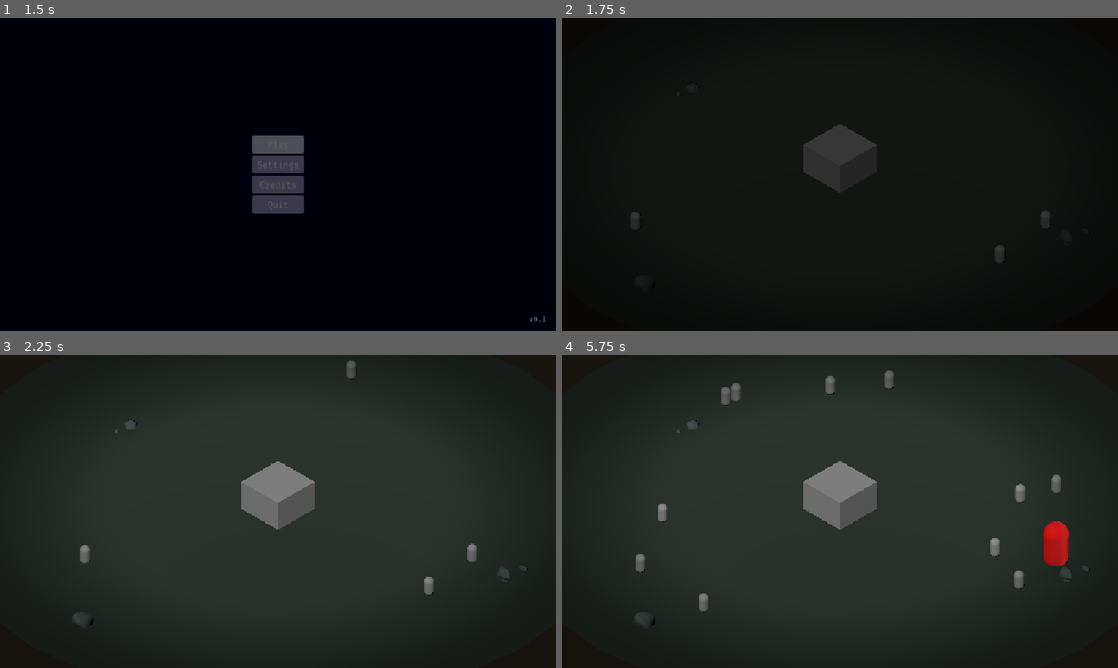
Above: before the commit, frames 1-4 (two rows, left to right).
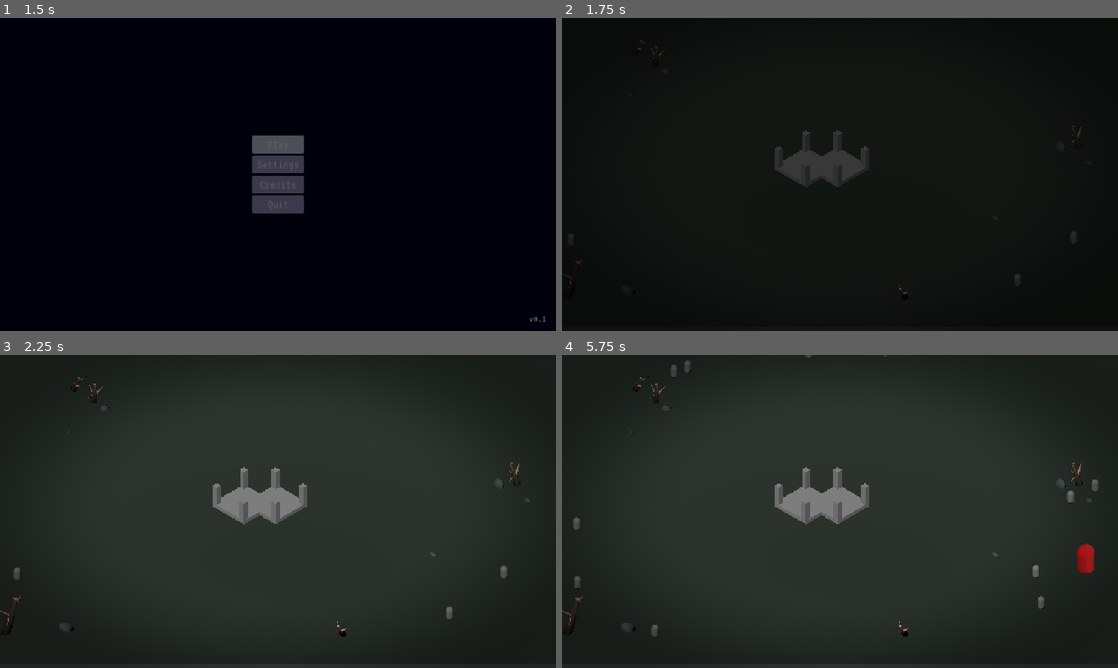
Above: after the commit, the same moments.

Repository: JeremyMarkWilcox/Tower-Defense
Game: Godot game, scene res://core/ui/boot.tscn
Two runs of this game, one before a commit and one after it. Both use one fixed random seed, a clock stepped at 60 frames per second and the inputs below. Sound files missing from this copy of the repository are replaced by a short silence.
Inputs (mouse positions are in pixels of both pictures, inside the frame that each line leads up to):
- Up to frame 1 (1.5 s): click "Play" at 0.5 s; click "Play" at 1.25 s
- Up to frame 2 (1.75 s): no input
- Up to frame 3 (2.25 s): tap Enter at 2 s; move the mouse to (400, 495) at 2.02 s; hold Right (ui_right) from 2.03 s (still down); hold N (call_next_wave) from 2.03 s (still down); click (400, 495) at 2.17 s
- Up to frame 4 (5.75 s): move the mouse to (728, 527) at 2.77 s; release Right (ui_right) at 2.78 s; release N (call_next_wave) at 2.78 s; hold Down (ui_down) 2.78-3.53 s; tap one key every 0.75 s from 2.85 s: B K N (call_next_wave) B; move the mouse to (895, 442) at 3.52 s; hold Right (ui_right) 3.53-4.28 s; move the mouse to (812, 574) at 4.27 s; hold Up (ui_up) 4.28-5.03 s; click (812, 574) at 4.42 s; move the mouse to (1006, 558) at 5.02 s; hold Left (ui_left) from 5.03 s (still down)

Frame 1 is identical in both runs. In frame 2, 1.3% of the frame differs, in the area x 0-94%, y 7-89%; in frame 3, 2.5%; in frame 4, 4.2%, in the area x 0-97%, y 0-90%.

Commit message:
Added dead trees and mockup Stronghold + (6) towers spaced out

Diff:
--- a/game/game.tscn
+++ b/game/game.tscn
@@ -9,6 +9,7 @@
 [ext_resource type="PackedScene" uid="uid://djqs531cdvw7h" path="res://assets/3dArt/rock.glb" id="3_ee6o4"]
 [ext_resource type="Shader" uid="uid://bpukmr24jllgu" path="res://assets/shaders/edge_shadow.gdshader" id="3_hb504"]
 [ext_resource type="PackedScene" uid="uid://dr52lc4bvyyj7" path="res://core/ui/settings_menu.tscn" id="3_m71xk"]
+[ext_resource type="PackedScene" uid="uid://c6plvsjtimxkn" path="res://assets/3dArt/dead_tree_01.glb" id="4_4cobl"]
 [ext_resource type="Resource" uid="uid://uaiismft5nub" path="res://game/data/waves/wave_01.tres" id="4_qf6n1"]
 [ext_resource type="Resource" uid="uid://bpny3ka8b2xq5" path="res://game/data/waves/wave_02.tres" id="5_vsp63"]
 [ext_resource type="Resource" uid="uid://cb0dfd6owlsiq" path="res://game/data/waves/wave_03.tres" id="6_b686c"]
@@ -17,10 +18,8 @@
 [ext_resource type="PackedScene" uid="uid://cniox0c88ga5l" path="res://core/ui/controls_menu.tscn" id="8_wmqhs"]
 [ext_resource type="PackedScene" uid="uid://dj4pwl2xdjjfq" path="res://game/Ui/run_end_screen.tscn" id="11_3vho3"]
 
-[sub_resource type="PlaneMesh" id="PlaneMesh_g4gaj"]
-
-[sub_resource type="StandardMaterial3D" id="StandardMaterial3D_otjlk"]
-albedo_color = Color(0.14764944, 0.084550194, 0, 1)
+[sub_resource type="BoxMesh" id="BoxMesh_a5s0c"]
+size = Vector3(0.167, 0.167, 0.167)
 
 [sub_resource type="ShaderMaterial" id="ShaderMaterial_b686c"]
 shader = ExtResource("3_hb504")
@@ -41,41 +40,74 @@
 [node name="Camera3D" type="Camera3D" parent="World" unique_id=2106176760]
 transform = Transform3D(0.70710677, -0.4055798, 0.579228, 0, 0.81915206, 0.57357645, -0.70710677, -0.4055798, 0.579228, 14, 14, 14)
 projection = 1
-size = 24.0
+size = 35.0
 
 [node name="DirectionalLight3D" type="DirectionalLight3D" parent="World" unique_id=1994589766]
 transform = Transform3D(0.8660254, -0.38302222, 0.32139382, 0, 0.64278764, 0.76604444, -0.5, -0.66341394, 0.5566704, 0, 0, 0)
 
 [node name="Ground" parent="World" unique_id=1918880653 instance=ExtResource("2_b686c")]
 
-[node name="Subfloor" type="MeshInstance3D" parent="World" unique_id=1085861540]
-transform = Transform3D(35, 0, 0, 0, 35, 0, 0, 0, 35, 0, 0, 0)
-mesh = SubResource("PlaneMesh_g4gaj")
-surface_material_override/0 = SubResource("StandardMaterial3D_otjlk")
+[node name="Stronghold" parent="World" unique_id=2125922311 instance=ExtResource("1_qf6n1")]
+transform = Transform3D(-2.1855695e-07, 0, 5, 0, 1, 0, -5, 0, -2.1855695e-07, -1.495718, 1.0362198, 1.3766179)
 
-[node name="Stronghold" parent="World" unique_id=1932149259 instance=ExtResource("1_qf6n1")]
-transform = Transform3D(4, 0, 0, 0, 4, 0, 0, 0, 4, 0, 0.9108037, 0)
-max_health = 3
+[node name="Slot_01" type="MeshInstance3D" parent="World" unique_id=100128813]
+transform = Transform3D(4, 0, 0, 0, 14.11, 0, 0, 0, 4, -4.907729, 2.448382, 4.7888513)
+mesh = SubResource("BoxMesh_a5s0c")
+
+[node name="Slot_02" type="MeshInstance3D" parent="World" unique_id=1513955015]
+transform = Transform3D(4, 0, 0, 0, 14.11, 0, 0, 0, 4, -4.9091387, 2.4400382, 0.46123505)
+mesh = SubResource("BoxMesh_a5s0c")
+
+[node name="Slot_03" type="MeshInstance3D" parent="World" unique_id=1940641558]
+transform = Transform3D(4, 0, 0, 0, 14.11, 0, 0, 0, 4, -0.6060493, 2.448382, 4.7865343)
+mesh = SubResource("BoxMesh_a5s0c")
+
+[node name="Slot_04" type="MeshInstance3D" parent="World" unique_id=1296384859]
+transform = Transform3D(4, 0, 0, 0, 14.11, 0, 0, 0, 4, -2.4153163, 2.448382, -2.0408347)
+mesh = SubResource("BoxMesh_a5s0c")
+
+[node name="Slot_05" type="MeshInstance3D" parent="World" unique_id=541513090]
+transform = Transform3D(4, 0, 0, 0, 14.11, 0, 0, 0, 4, 1.9207788, 2.448382, -2.0330393)
+mesh = SubResource("BoxMesh_a5s0c")
+
+[node name="Slot_06" type="MeshInstance3D" parent="World" unique_id=467748503]
+transform = Transform3D(4, 0, 0, 0, 14.11, 0, 0, 0, 4, 1.9127023, 2.448382, 2.2808354)
+mesh = SubResource("BoxMesh_a5s0c")
 
 [node name="Enemies" type="Node3D" parent="World" unique_id=1363674715]
 
 [node name="rock_01" parent="World" unique_id=885553891 instance=ExtResource("3_ee6o4")]
-transform = Transform3D(1, 0, 0, 0, 1, 0, 0, 0, 1, 0, -0.021085978, 21.246647)
+transform = Transform3D(1, 0, 0, 0, 1, 0, 0, 0, 1, 0, 0.3730229, 33.600082)
 
 [node name="rock_02" parent="World" unique_id=1986284191 instance=ExtResource("3_ee6o4")]
-transform = Transform3D(0.3141581, 0.9493706, 0, -0.9493706, 0.3141581, 0, 0, 0, 0.6221444, 17.778894, 0.06291363, -6.017362)
+transform = Transform3D(0.3141581, 0.9493706, 0, -0.9493706, 0.3141581, 0, 0, 0, 0.6221444, 13.93482, 0.8279035, -20.242075)
 
 [node name="rock_03" parent="World" unique_id=20079178 instance=ExtResource("3_ee6o4")]
-transform = Transform3D(0.5, 0, 0, 0, 0.5, 0, 0, 0, 0.311, 18.952042, 0.045034945, -7.5763636)
+transform = Transform3D(0.5, 0, 0, 0, 0.5, 0, 0, 0, 0.311, 18.81191, 0.5336988, -20.401806)
 
 [node name="rock_04" parent="World" unique_id=563846773 instance=ExtResource("3_ee6o4")]
-transform = Transform3D(0.5, 0, 0, 0, 0.4385731, -0.14934951, 0, 0.24011175, 0.27279246, 18.952042, -0.09554911, -5.61253)
+transform = Transform3D(0.5, 0, 0, 0, 0.4385731, -0.14934951, 0, 0.24011175, 0.27279246, 18.952042, 0.64256907, -5.61253)
 
 [node name="rock_05" parent="World" unique_id=1502653079 instance=ExtResource("3_ee6o4")]
-transform = Transform3D(0.32751223, 0.36119568, -0.4298527, -0.48152298, 0.43661836, 0, 0.2887409, 0.31843686, 0.48757216, -16.005077, 0.122728825, -0.03004837)
+transform = Transform3D(0.32751223, 0.41676426, -0.4298527, -0.48152298, 0.50379044, 1.1038849e-08, 0.2887409, 0.36742717, 0.48757216, -27.477098, 0.39540434, -0.03004837)
 
 [node name="rock_06" parent="World" unique_id=2140864810 instance=ExtResource("3_ee6o4")]
-transform = Transform3D(0.1093387, 0.120583795, -0.14350466, -0.16075459, 0.14576335, 3.6852774e-09, 0.09639504, 0.10630892, 0.16277409, -16.005077, 0.3977698, 1.4842558)
+transform = Transform3D(0.1093387, 0.120583795, -0.14350466, -0.16075459, 0.14576335, 3.6852774e-09, 0.09639504, 0.10630892, 0.16277409, -26.74106, 0.8000392, 6.219616)
+
+[node name="dead_tree_01" parent="World" unique_id=592016842 instance=ExtResource("4_4cobl")]
+transform = Transform3D(0.81883156, 0, 0.5740338, 0.054177523, 0.9955362, -0.077281624, -0.57147145, 0.094380364, 0.8151765, -29.030489, -0.12676573, 0)
+
+[node name="dead_tree_04" parent="World" unique_id=1535275759 instance=ExtResource("4_4cobl")]
+transform = Transform3D(0.71920925, -0.4207495, 0.5529085, 0.39516875, 0.90225387, 0.17256705, -0.57147145, 0.094380364, 0.8151765, 16.212196, 0.11251664, -21.931486)
+
+[node name="dead_tree_05" parent="World" unique_id=973768381 instance=ExtResource("4_4cobl")]
+transform = Transform3D(0.9599308, 0.12586583, 0.2503802, 0.040534675, 0.8217017, -0.5684741, -0.2772895, 0.5558451, 0.78367513, 22.680407, 0.19398928, 12.103888)
+
+[node name="dead_tree_02" parent="World" unique_id=1428054735 instance=ExtResource("4_4cobl")]
+transform = Transform3D(-0.5615691, 0.2927253, 1.4693375, -0.10446862, 1.5576932, -0.35025468, -1.4945657, -0.21886998, -0.5276073, -4.3433876, -0.121925116, 39.03974)
+
+[node name="dead_tree_03" parent="World" unique_id=588193272 instance=ExtResource("4_4cobl")]
+transform = Transform3D(0.7547453, 0.36306286, -0.5463926, -0.29408714, 0.93176466, 0.21290232, 0.58640623, 0, 0.8100171, -32.634163, -0.12676573, 0)
 
 [node name="Atmosphere" type="CanvasLayer" parent="." unique_id=67527882]
 layer = 0
@@ -104,6 +136,8 @@
 waves = Array[ExtResource("3_3vho3")]([ExtResource("4_qf6n1"), ExtResource("5_vsp63"), ExtResource("6_b686c")])
 enemy_container = NodePath("../../World/Enemies")
 stronghold = NodePath("../../World/Stronghold")
+spawn_radius = 32.0
+arrive_radius = 2.5
 
 [node name="GoldManager" type="Node" parent="Systems" unique_id=900479467]
 script = ExtResource("8_vsp63")
--- a/game/stronghold/stronghold.tscn
+++ b/game/stronghold/stronghold.tscn
@@ -2,10 +2,16 @@
 
 [ext_resource type="Script" uid="uid://bmpesgfk651k2" path="res://game/stronghold/stronghold.gd" id="1_3cre5"]
 
-[sub_resource type="BoxMesh" id="BoxMesh_ra2i3"]
+[sub_resource type="BoxMesh" id="BoxMesh_g4gaj"]
 
-[node name="Stronghold" type="Node3D" unique_id=1932149259]
+[node name="Stronghold" type="Node3D" unique_id=2125922311]
+transform = Transform3D(-2.1855695e-07, 0, 5, 0, 1, 0, -5, 0, -2.1855695e-07, 0, 0, 0)
 script = ExtResource("1_3cre5")
 
-[node name="MeshInstance3D" type="MeshInstance3D" parent="." unique_id=751748002]
-mesh = SubResource("BoxMesh_ra2i3")
+[node name="Base_01" type="MeshInstance3D" parent="." unique_id=2101840664]
+transform = Transform3D(1, 0, 0, 0, 0.5, 0, 0, 0, 1, 0.25, 0, 0.25)
+mesh = SubResource("BoxMesh_g4gaj")
+
+[node name="Base_02" type="MeshInstance3D" parent="." unique_id=985869088]
+transform = Transform3D(1, 0, 0, 0, 0.5, 0, 0, 0, 1, -0.25, 0, -0.25)
+mesh = SubResource("BoxMesh_g4gaj")
Binary file added: assets/3dArt/dead_tree_01.glb
Not shown, added: assets/3dArt/dead_tree_01.glb.import
Binary file changed: assets/3dArt/ground.glb
